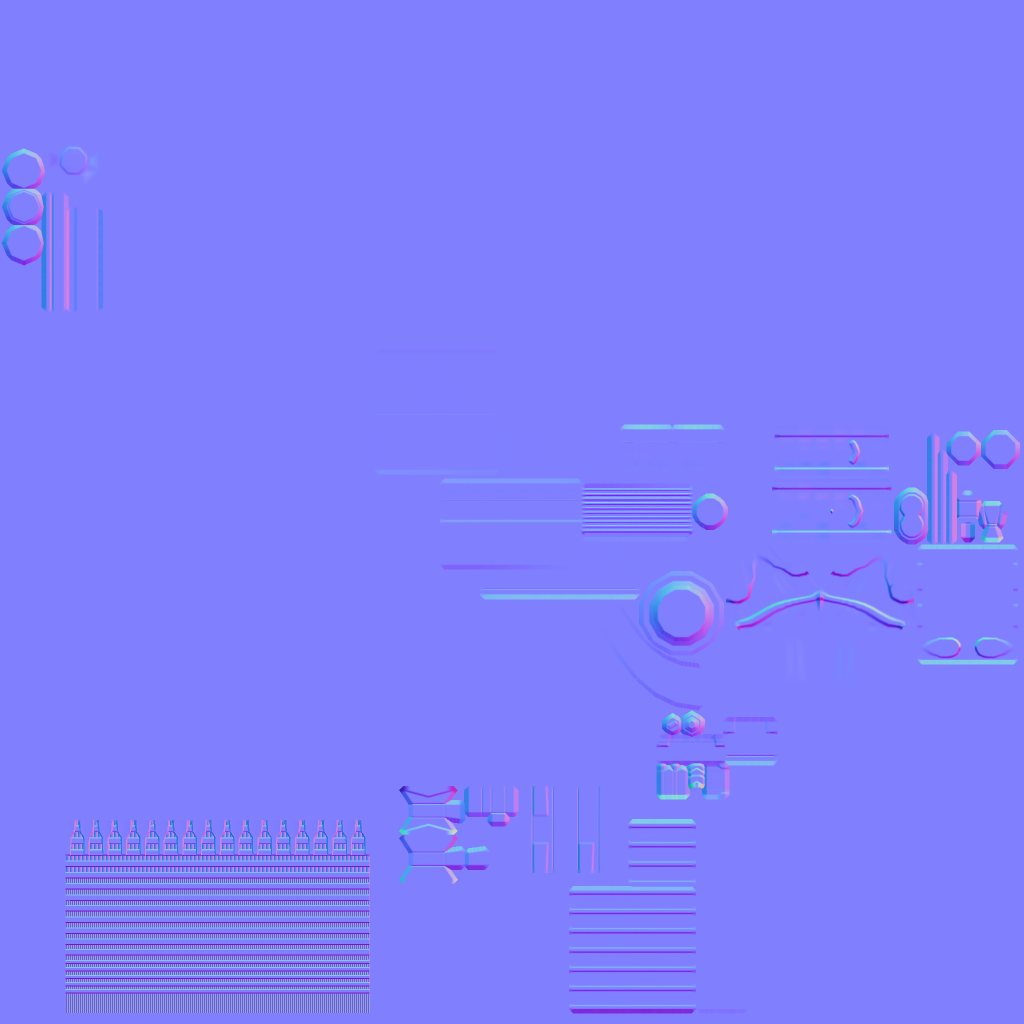
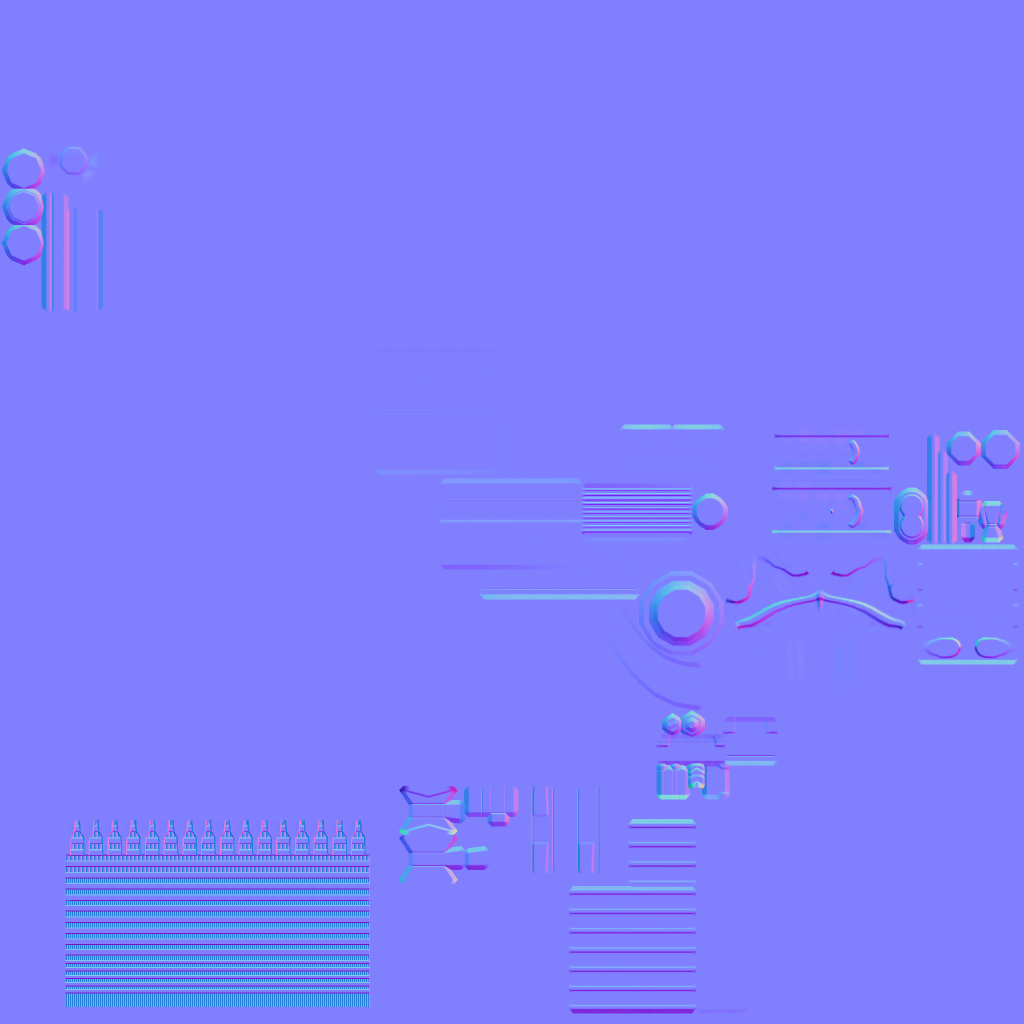
Layers edited between the first and the second (1024, 1024) image:
painted on "Warstwa" over box(65, 1007, 370, 1013)
